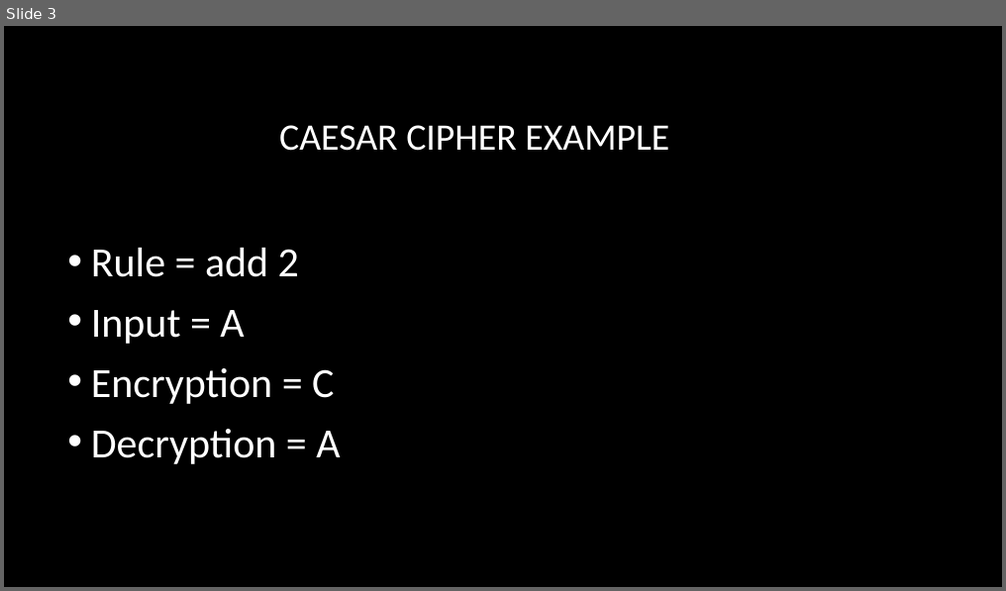
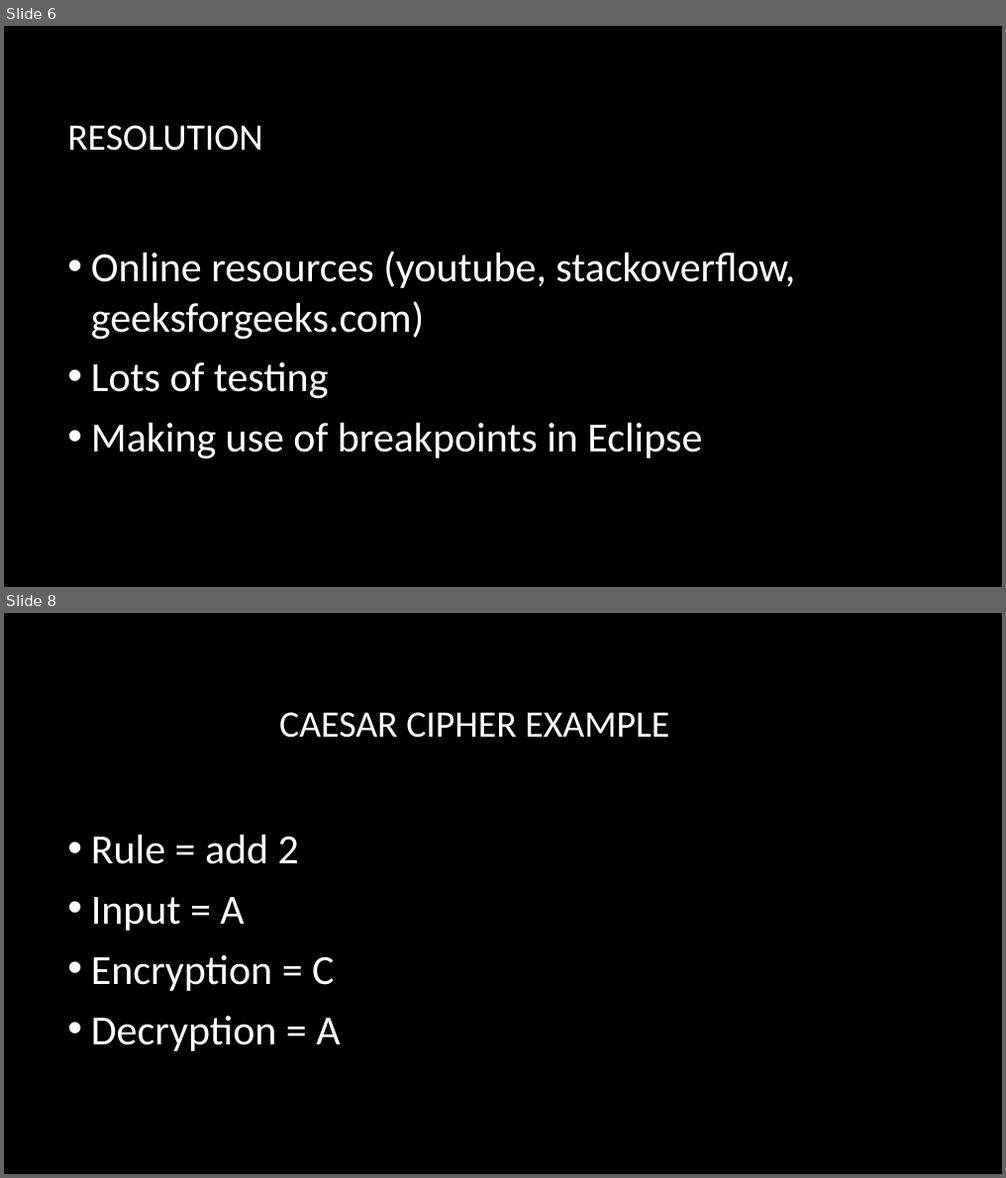
Before and after one commit to dwilliams427/CaesarCipher, a slide deck: CaesarCipher_CIS113_DW.pptx. Shown one above the other, each under a label of ours: slide 3 before the commit, slides 6 and 8 after it; the slides between them are not shown. The pictures are 1006x591 and 1006x1178 pixels, drawn with LibreOffice and Linux fonts; fonts in the diff are those of the drawing; background and template pictures are left out. Boxes give left, top, right and bottom in pixels: in the first picture for what was removed or moved away, otherwise in the second. Text is boxed around its words. In the diff, an @@ line names an element or a change of style, - is before the commit and + after.

```diff
--- a/CaesarCipher_CIS113_DW.pptx
+++ b/CaesarCipher_CIS113_DW.pptx
@@ slide 6 added at (4, 26, 1002, 587), background picture (left out) @@
@@ title added at (67, 125, 263, 151), 36 pt, text #FFFFFF @@
+RESOLUTION
@@ text added at (91, 251, 795, 460), 40 pt, text #FFFFFF @@
+• Online resources (youtube, stackoverflow, geeksforgeeks.com)
+• Lots of testing
+• Making use of breakpoints in Eclipse
@@ what was slide 3 is now slide 8 @@
```
Also in this commit, not shown: 4 other slides added.
